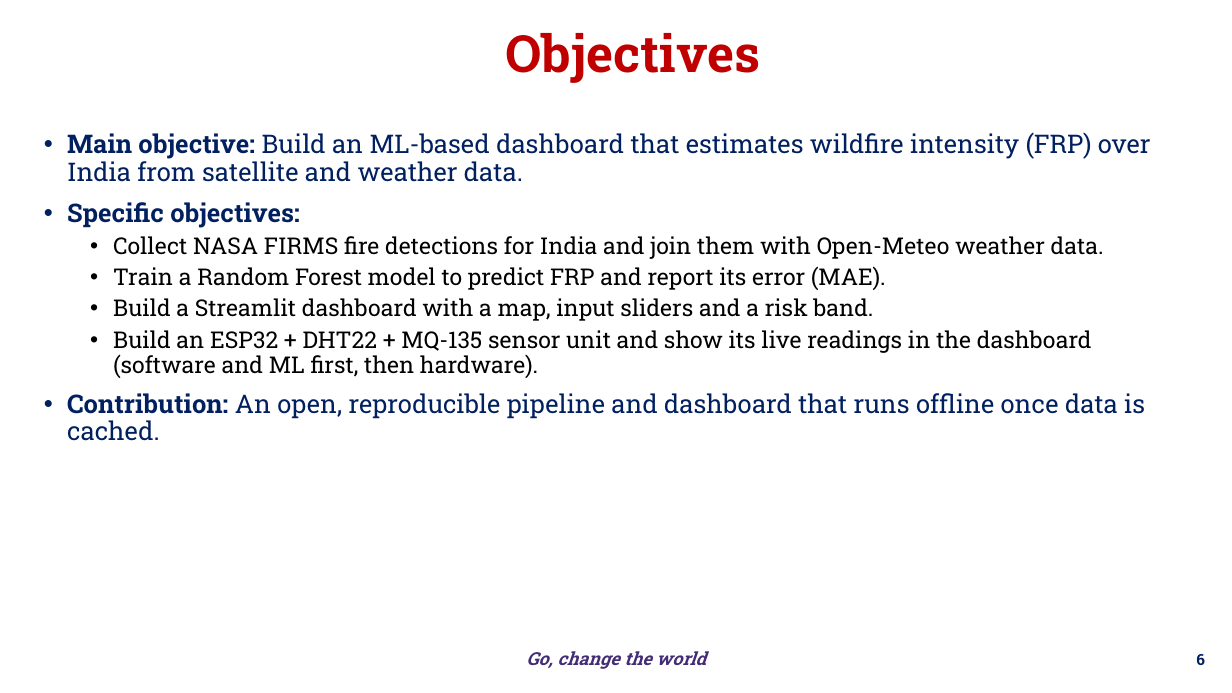
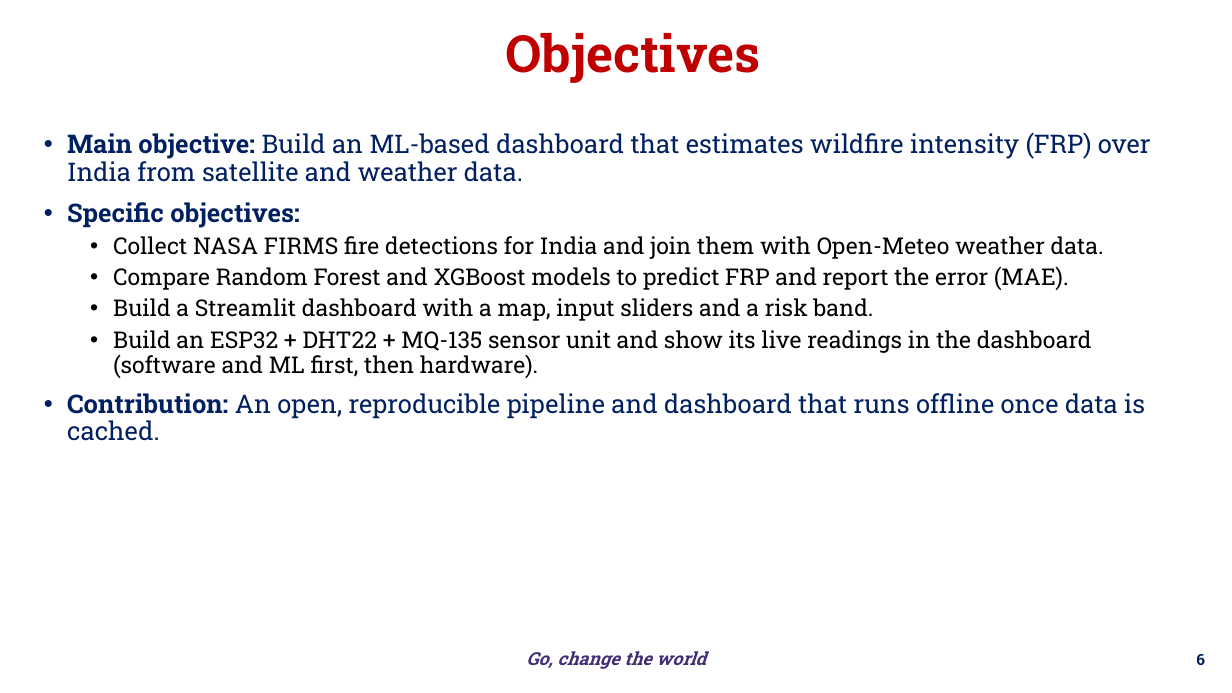
Before and after one commit to bnsama29-cloud/wildfire-estimation-evs, a slide deck: slide 6 of docs/EL_Phase1_Wildfire.pptx. Drawn at 1232x693 pixels with LibreOffice and Linux fonts; fonts in the diff are those of the drawing; background and template pictures are left out. Boxes give left, top, right and bottom in pixels: in the first picture for what was removed or moved away, otherwise in the second. Text is boxed around its words. In the diff, an @@ line names an element or a change of style, - is before the commit and + after.

```diff
--- a/docs/EL_Phase1_Wildfire.pptx
+++ b/docs/EL_Phase1_Wildfire.pptx
@@ text at [113,266,1069,290]: text changed @@
-  • Train a Random Forest model to predict FRP and report its error (MAE).
+  • Compare Random Forest and XGBoost models to predict FRP and report the error (MAE).
```
Also in this commit, not shown: 4 other slides changed, 2 slides added, 3 other files.
